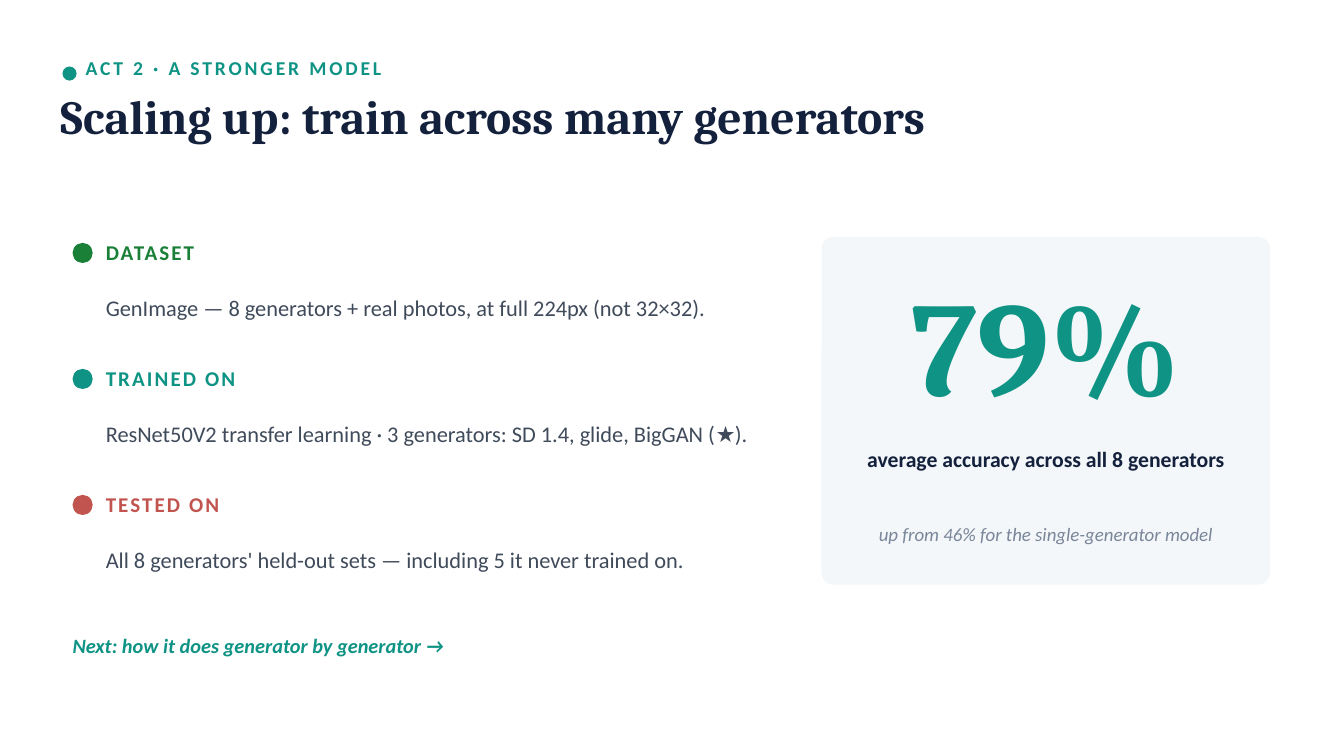
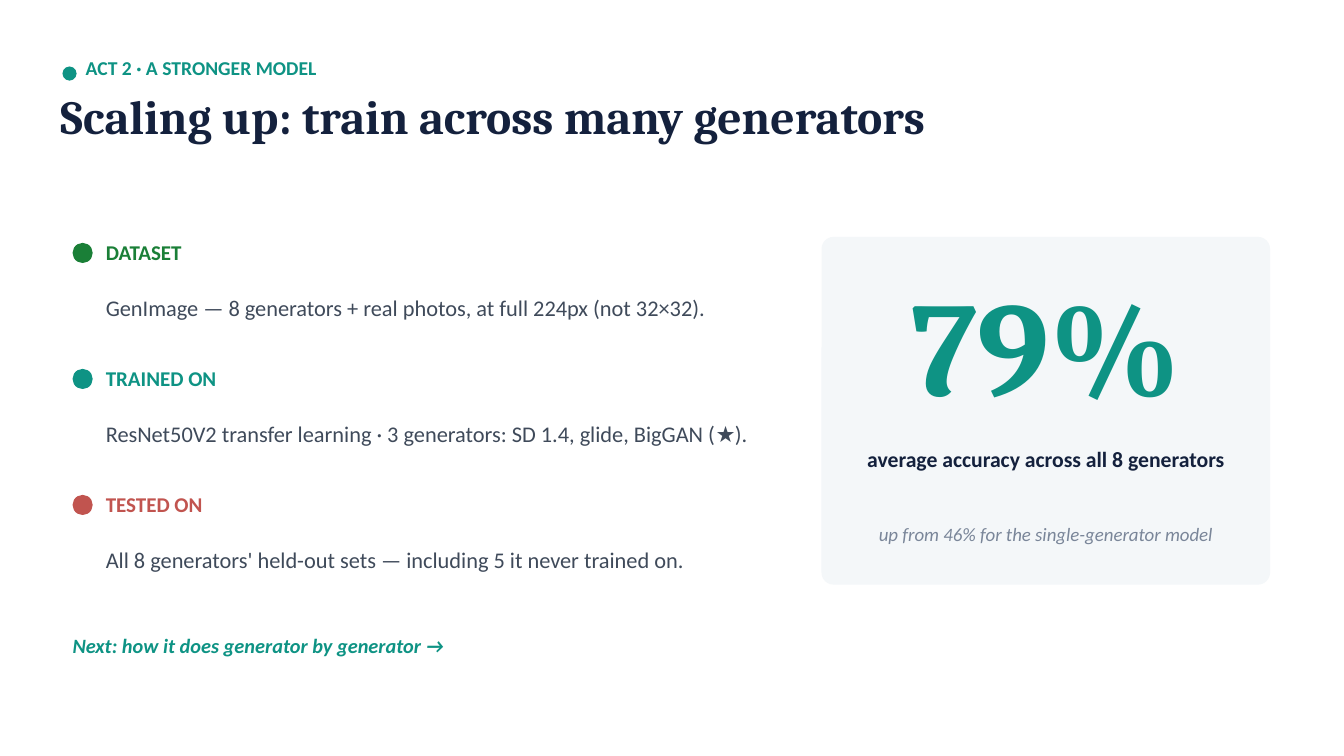
Before and after one commit to LWurtzel/AI-Image-Discrimination, a slide deck: slide 5 of Slides.pptx. Drawn at 1344x756 pixels with LibreOffice and Linux fonts; fonts in the diff are those of the drawing. Boxes give left, top, right and bottom in pixels: in the first picture for what was removed or moved away, otherwise in the second. Text is boxed around its words. In the diff, an @@ line names an element or a change of style, - is before the commit and + after.

```diff
--- a/Slides.pptx
+++ b/Slides.pptx
@@ text "ACT 2 · A STRONGER ..." at (86, 62, 317, 75): letter spacing 2 to 0 pt @@
@@ letter spacing 1.5 to 0 pt in 3 elements at (106, 246, 182, 260), (106, 372, 216, 386), (106, 498, 202, 512) @@
```
Also in this commit, not shown: 11 other slides changed.
